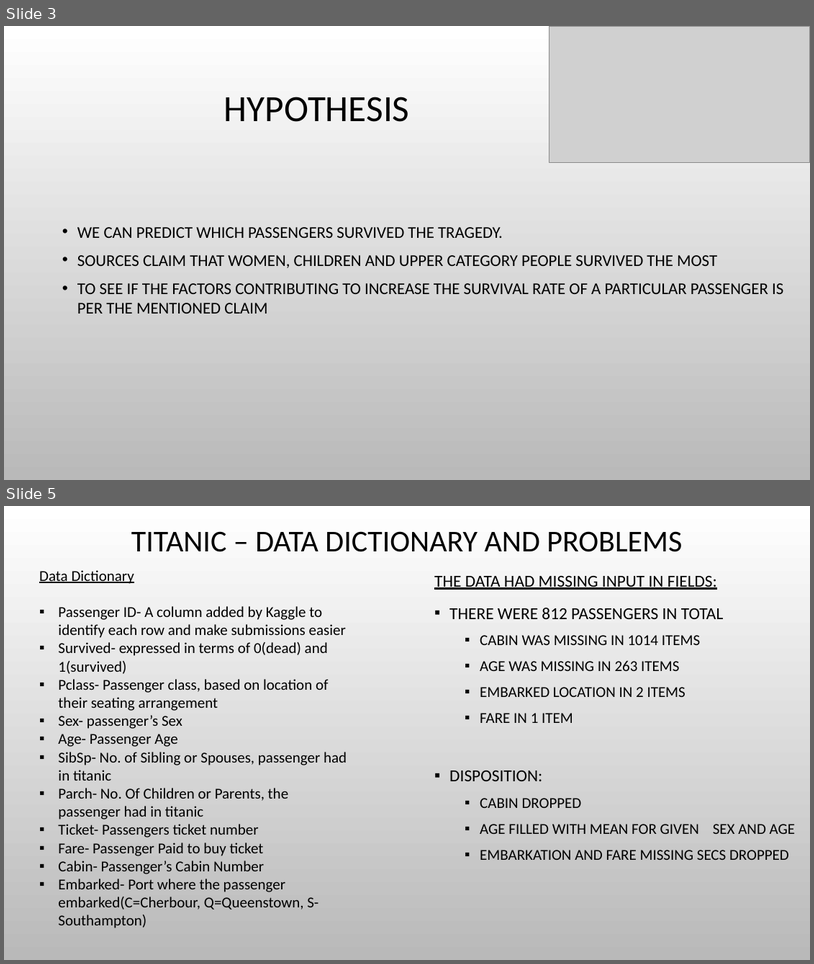
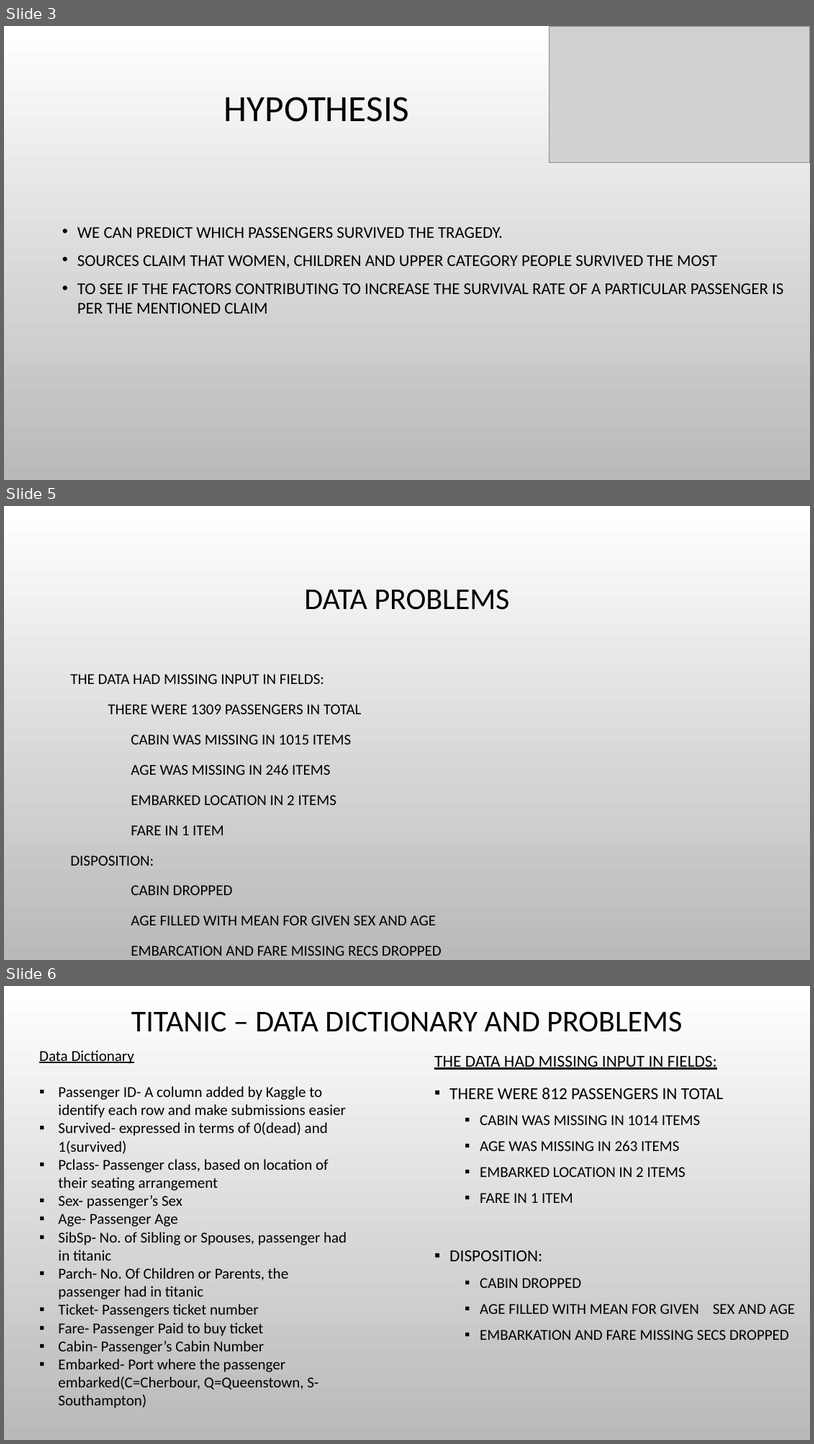
Before and after one commit to lesterstrouse/collab, a slide deck: PPT.pptx. Shown one above the other, each under a label of ours: slides 3 and 5 before the commit, slides 3, 5 and 6 after it; the slides between them are not shown. The pictures are 814x964 and 814x1444 pixels, drawn with LibreOffice and Linux fonts; fonts in the diff are those of the drawing; grey boxes stand for pictures; background and template pictures are left out. Boxes give left, top, right and bottom in pixels: in the first picture for what was removed or moved away, otherwise in the second. Text is boxed around its words. In the diff, an @@ line names an element or a change of style, - is before the commit and + after.

```diff
--- a/PPT.pptx
+++ b/PPT.pptx
@@ slide 5 added at (x1=4, y1=506, x2=810, y2=960), background picture (left out) @@
@@ title added at (x1=304, y1=589, x2=510, y2=610), 36 pt, text #000000 @@
+DATA PROBLEMS
@@ text added at (x1=70, y1=674, x2=442, y2=955), 18 pt, text #000000 @@
+THE DATA HAD MISSING INPUT IN FIELDS:
+THERE WERE 1309 PASSENGERS IN TOTAL
+CABIN WAS MISSING IN 1015 ITEMS
+AGE WAS MISSING IN 246 ITEMS
+EMBARKED LOCATION IN 2 ITEMS
+FARE IN 1 ITEM
+DISPOSITION:
+CABIN DROPPED
+AGE FILLED WITH MEAN FOR GIVEN SEX AND AGE
+EMBARCATION AND FARE MISSING RECS DROPPED
@@ what was slide 5 is now slide 6 @@
```
Also in this commit, not shown: 4 slides changed, 4 other files.
